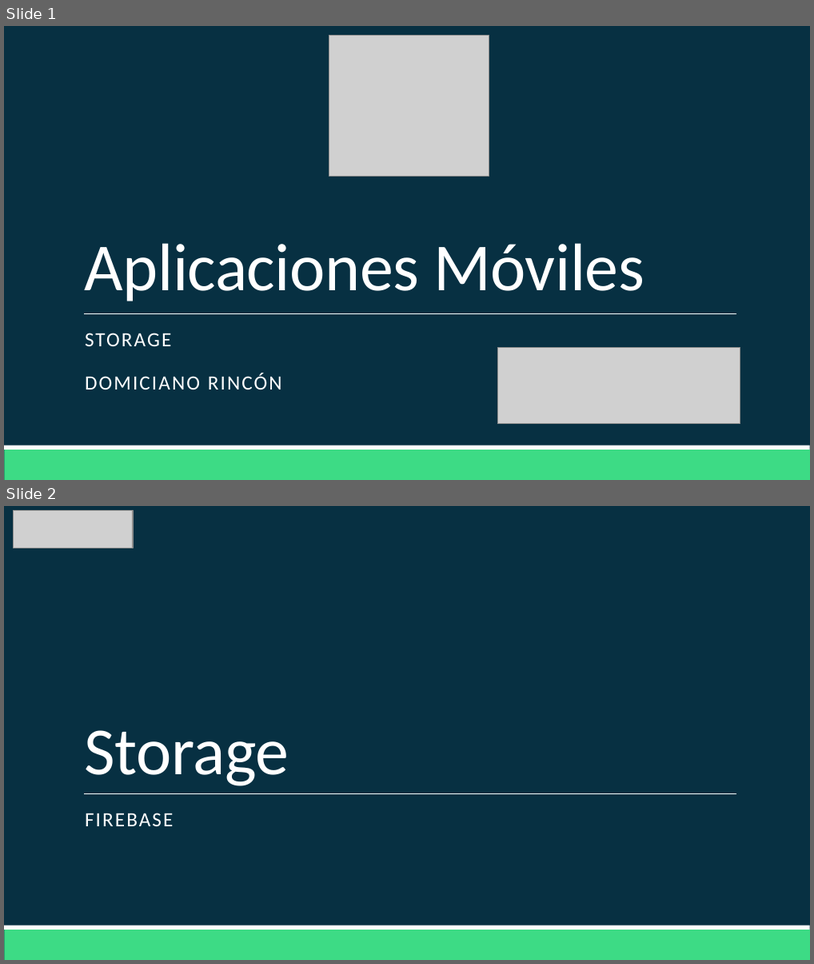
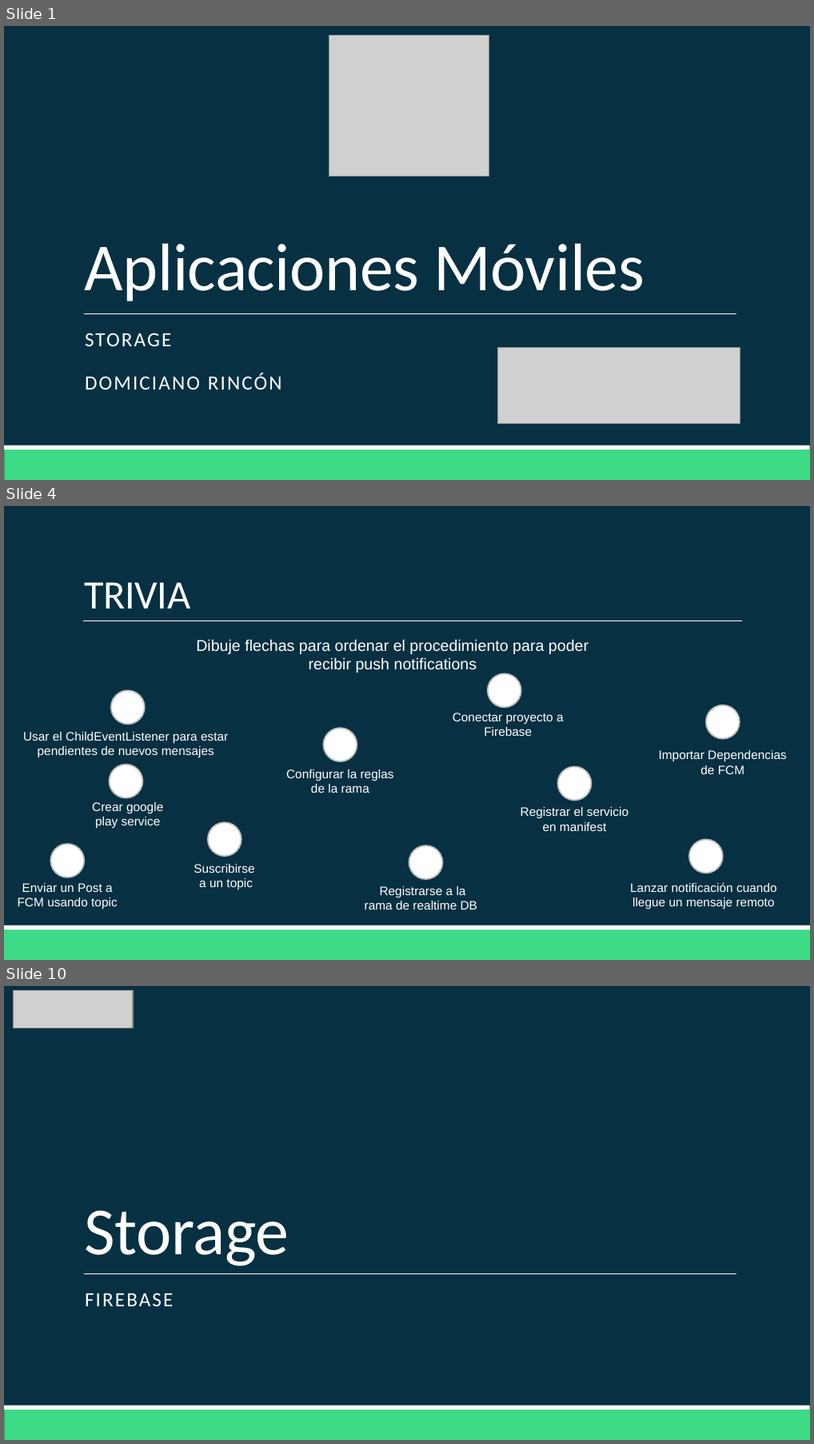
Before and after one commit to Domiciano/AppMoviles201, a slide deck: Clase 13/Clase 13.pptx. Shown one above the other, each under a label of ours: slides 1 and 2 before the commit, slides 1, 4 and 10 after it; the slides between them are not shown. The pictures are 814x964 and 814x1444 pixels, drawn with LibreOffice and Linux fonts; fonts in the diff are those of the drawing; grey boxes stand for pictures. Boxes give left, top, right and bottom in pixels: in the first picture for what was removed or moved away, otherwise in the second. Text is boxed around its words. In the diff, an @@ line names an element or a change of style, - is before the commit and + after.

```diff
--- a/Clase 13/Clase 13.pptx
+++ b/Clase 13/Clase 13.pptx
@@ slide 4 added at (4,506,810,960), background #073042; not listed: 2 template elements that a slide beside it also shows @@
@@ title added at (85,582,190,608), 36 pt, text #FFFFFF @@
+TRIVIA
@@ line added from (83, 621) to (742, 621), #FFFFFF 0.5 pt @@
@@ text added at (196,639,589,672), 14 pt, text #FFFFFF @@
+Dibuje flechas para ordenar el procedimiento para poder recibir push notifications
@@ ellipse added at (111,691,145,724), fill #FFFFFF, outline #BDBDBD 1.25 pt @@
@@ ellipse added at (488,674,522,708), fill #FFFFFF, outline #BDBDBD 1.25 pt @@
@@ text added at (453,712,564,736), 11 pt, text #FFFFFF @@
+Conectar proyecto a Firebase
@@ ellipse added at (706,705,740,739), fill #FFFFFF, outline #BDBDBD 1.25 pt @@
@@ text added at (23,732,228,757), 11 pt, text #FFFFFF @@
+Usar el ChildEventListener para estar pendientes de nuevos mensajes
@@ ellipse added at (323,728,358,762), fill #FFFFFF, outline #BDBDBD 1.25 pt @@
@@ ellipse added at (109,764,142,798), fill #FFFFFF, outline #BDBDBD 1.25 pt @@
@@ text added at (286,769,394,792), 11 pt, text #FFFFFF @@
+Configurar la reglas de la rama
@@ ellipse added at (558,767,592,800), fill #FFFFFF, outline #BDBDBD 1.25 pt @@
@@ text added at (659,750,787,774), 11 pt, text #FFFFFF @@
+Importar Dependencias de FCM
@@ text added at (92,802,163,828), 11 pt, text #FFFFFF @@
+Crear google play service
@@ text added at (521,807,629,831), 11 pt, text #FFFFFF @@
+Registrar el servicio en manifest
@@ ellipse added at (208,822,242,856), fill #FFFFFF, outline #BDBDBD 1.25 pt @@
@@ ellipse added at (690,839,723,873), fill #FFFFFF, outline #BDBDBD 1.25 pt @@
@@ ellipse added at (50,844,85,878), fill #FFFFFF, outline #BDBDBD 1.25 pt @@
@@ text added at (194,864,254,889), 11 pt, text #FFFFFF @@
+Suscribirse
+a un topic
@@ ellipse added at (410,845,443,880), fill #FFFFFF, outline #BDBDBD 1.25 pt @@
@@ text added at (18,883,118,909), 11 pt, text #FFFFFF @@
+Enviar un Post a FCM usando topic
@@ text added at (365,886,478,909), 11 pt, text #FFFFFF @@
+Registrarse a la rama de realtime DB
@@ text added at (630,882,778,908), 11 pt, text #FFFFFF @@
+Lanzar notificación cuando llegue un mensaje remoto
@@ what was slide 2 is now slide 10 @@
```
Also in this commit, not shown: 11 other slides added, 49 other files.
